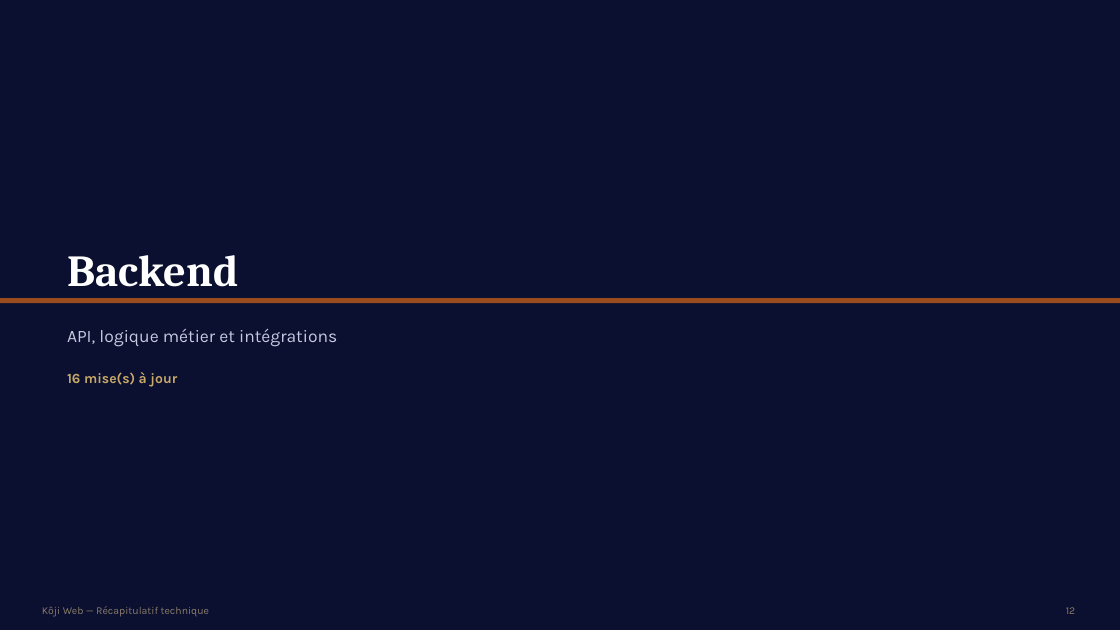
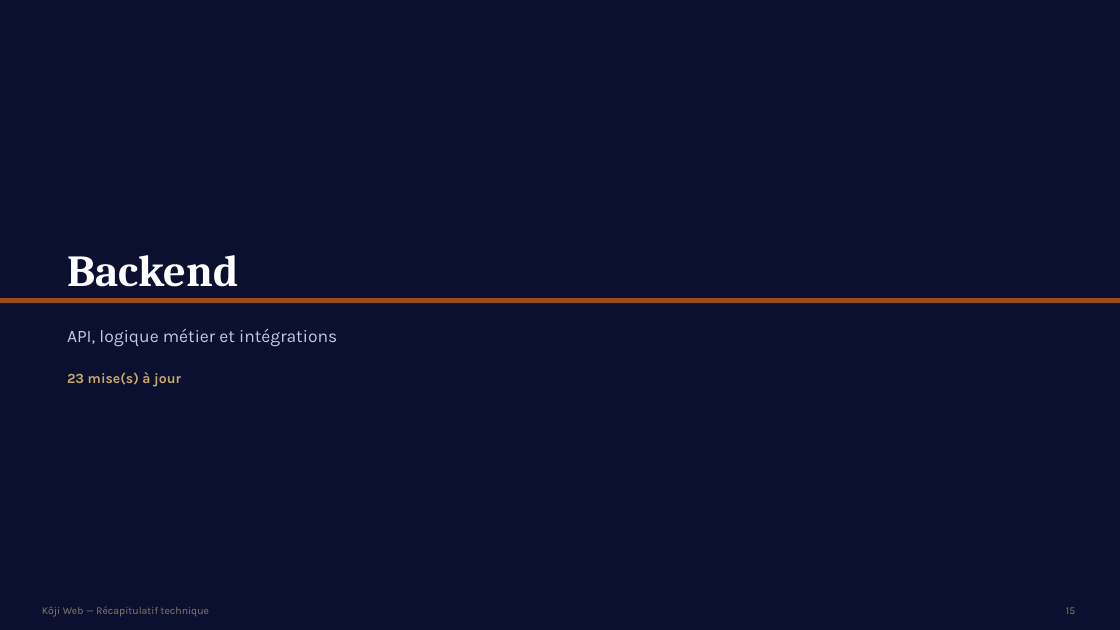
Before and after one commit to bouhouchimira-prog/web-app-Koji, a slide deck: slide 15 of docs/manager-recap/Recap-Koji-Manager.pptx (slide 12 before the commit). Drawn at 1120x630 pixels with LibreOffice and Linux fonts; fonts in the diff are those of the drawing. Boxes give left, top, right and bottom in pixels: in the first picture for what was removed or moved away, otherwise in the second. Text is boxed around its words. In the diff, an @@ line names an element or a change of style, - is before the commit and + after.

Commit message:
Nouveau module Interventions: creation de rapports (apercu avant generation, en-tete entreprise modifiable avec logo et signature importable depuis Ma Signature, numero auto-genere), liaison a un chantier existant ou mise en attente pour devis futur, archivage, facturation directe, statut de suivi automatique (a faire/en cours/terminee), section dediee sur l'accueil et export PDF.
Facturation: export PDF pour toutes les factures (devis signes et interventions).

Mise a jour du recap technique manager.

```diff
--- a/docs/manager-recap/Recap-Koji-Manager.pptx
+++ b/docs/manager-recap/Recap-Koji-Manager.pptx
@@ text at bbox=[67, 372, 181, 387]: text changed @@
-16 mise(s) à jour
+23 mise(s) à jour
```
Also in this commit, not shown: 15 other slides changed, 6 slides added, 12 other files.
